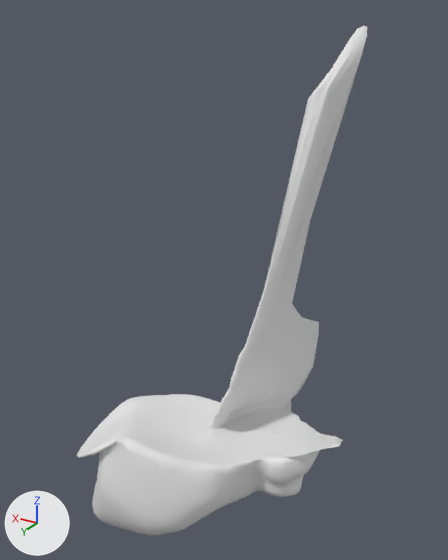
The glTF model public/assets/skullbase/pf_superior_cerebellar_peduncle__koos_3.glb, before and after one commit.
Camera for both pictures: a camera (50 mm lens) standing at (-5.8, 31.2, -27.7) and looking at (10.0, 4.9, -40.8). The lights are fixed; the arrows at lower left show +X, +Y and +Z. The older version comes first. Vertices at exactly the same position are counted once.

The scene before the commit, as lines of its bpy script (objects in view):
```python
me_r = bpy.data.meshes.new('R')
me_r.from_pydata(...)  # 4239 vertices, 8474 faces; spans x -0.49..0.49, y -0.49..0.49, z -1.0..1.0
ob_r = bpy.data.objects.new('R', me_r)
ob_r.location = (9.22, 5.29, -42.1)
ob_r.scale = (13.9, 13.9, 13.9)
```
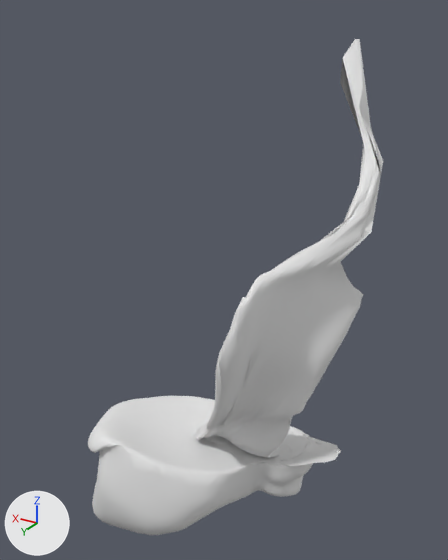
What differs and where, as boxes [x1, y1, x2, y2] in the pictures (448 x 560 px):
```json
{"object": "R", "change": "reshaped, moved, rescaled", "before": [76, 25, 367, 535], "after": [88, 39, 383, 535]}
```

The change, as JSON lines over the scene's bpy script:
```json
{"block": "me_r", "where": "# used by ob_r; location = (9.22, 5.29, -42.1); scale = (13.9, 13.9, 13.9)"}
{"op": "remove", "block": "me_r", "code": "me_r.from_pydata(...)  # 4239 vertices, 8474 faces; spans x -0.49..0.49, y -0.49..0.49, z -1.0..1.0"}
{"op": "add", "block": "me_r", "code": "me_r.from_pydata(...)  # 4239 vertices, 8474 faces; spans x -0.51..0.51, y -0.52..0.52, z -1.0..1.0"}
{"block": "me_r", "change": "me_r part 1: 4238 of 4239 vertices moved; they spanned x -0.49..0.49, y -0.49..0.49, z -1.0..1.0 and now span x -0.51..0.51, y -0.52..0.52, z -1.0..1.0; mean shift (-0.03, 0.1, 0.05); largest move (-0.05, 0.02, -0.26) -> (-0.27, 0.35, 0.26)"}
{"op": "set", "path": "ob_r.location", "old": "(9.22, 5.29, -42.1)", "new": "(9.19, 5.05, -42.43)"}
{"op": "set", "path": "ob_r.scale", "old": "(13.9, 13.9, 13.9)", "new": "(13.5, 13.5, 13.5)"}
```
